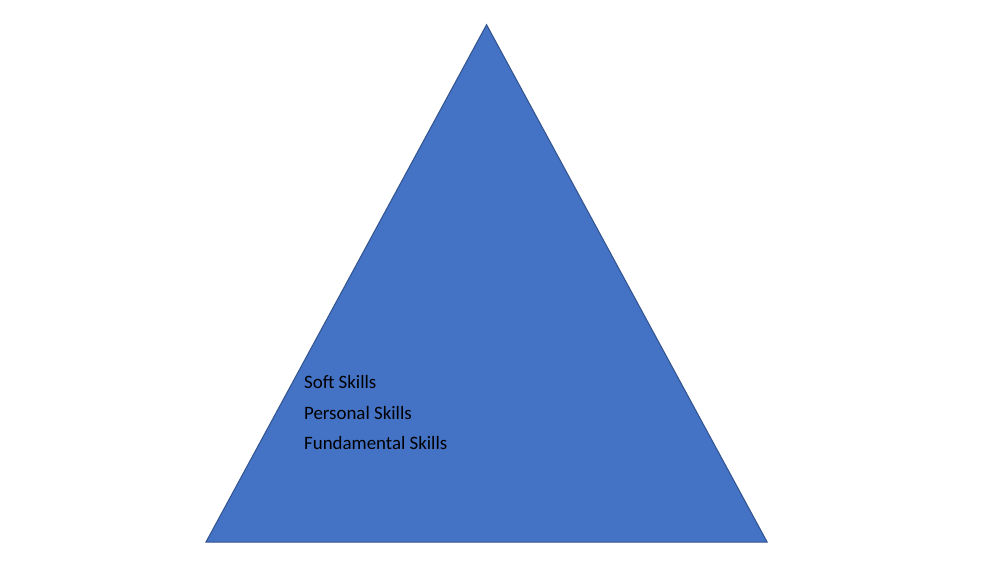
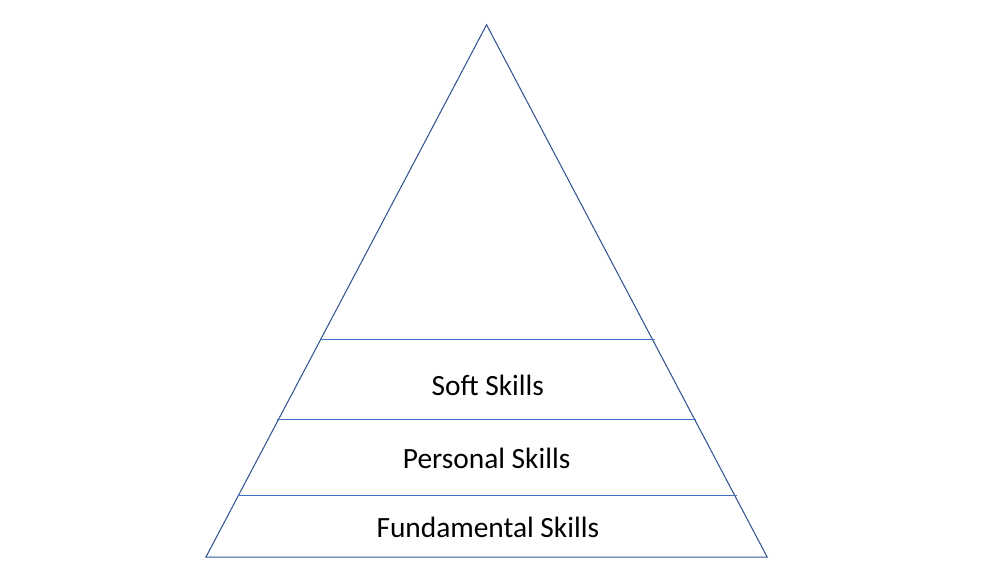
Before and after one commit to VladimirMakarevich/presentations, a slide deck: slide 8 of softskills/self management/self_management.pptx (slide 7 before the commit). Drawn at 1008x567 pixels with LibreOffice and Linux fonts; fonts in the diff are those of the drawing. Boxes give left, top, right and bottom in pixels: in the first picture for what was removed or moved away, otherwise in the second. Text is boxed around its words. In the diff, an @@ line names an element or a change of style, - is before the commit and + after.

```diff
--- a/softskills/self management/self_management.pptx
+++ b/softskills/self management/self_management.pptx
@@ triangle resized from (x1=206, y1=25, x2=768, y2=542) to (x1=206, y1=25, x2=768, y2=557) @@
@@ triangle at (x1=206, y1=25, x2=768, y2=557): fill #4472C4 to none @@
@@ line added from (321, 340) to (655, 340), #4472C4 0.5 pt @@
@@ text "Soft Skills" moved from (x1=304, y1=375, x2=377, y2=388) to (x1=432, y1=374, x2=544, y2=396) @@
@@ line added from (277, 420) to (696, 420), #4472C4 0.5 pt @@
@@ text "Personal Skills" moved from (x1=304, y1=406, x2=412, y2=419) to (x1=403, y1=447, x2=571, y2=469) @@
@@ line added from (238, 495) to (738, 495), #4472C4 0.5 pt @@
@@ size 18 to 28 pt; alignment left to centre in 3 elements at (x1=432, y1=374, x2=544, y2=396), (x1=403, y1=447, x2=571, y2=469), (x1=377, y1=516, x2=599, y2=538) @@
@@ text "Fundamental Skills" moved from (x1=304, y1=436, x2=448, y2=449) to (x1=377, y1=516, x2=599, y2=538) @@
```
Also in this commit, not shown: 4 other slides changed, 8 slides added, 3 slides removed, 2 other files.
